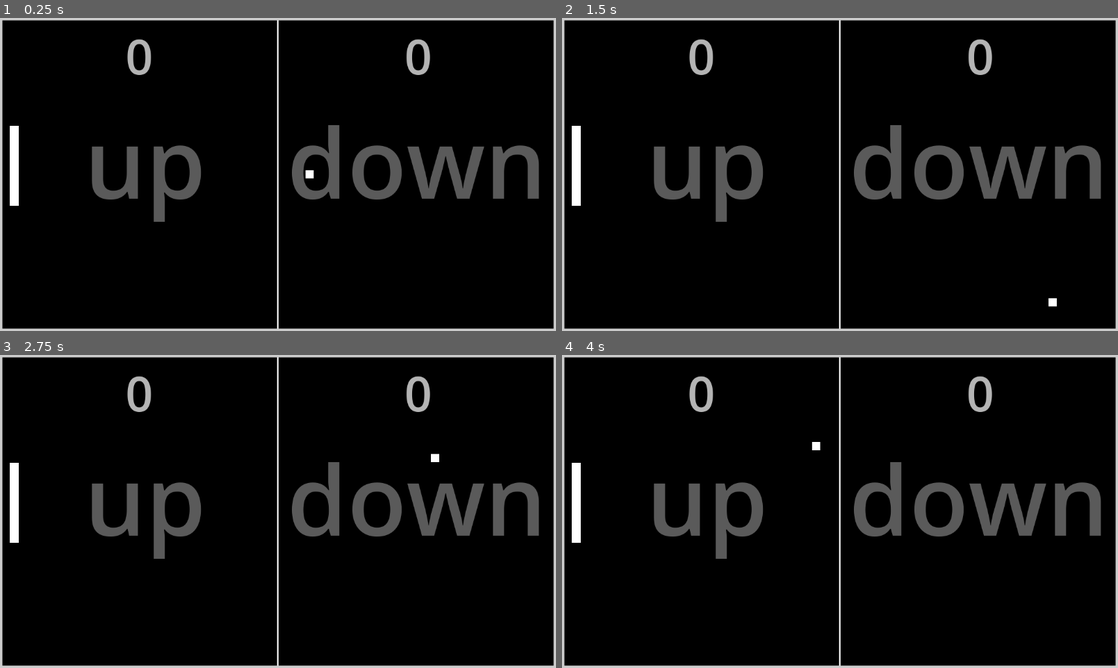
Above: before the commit, frames 1-4 (two rows, left to right).
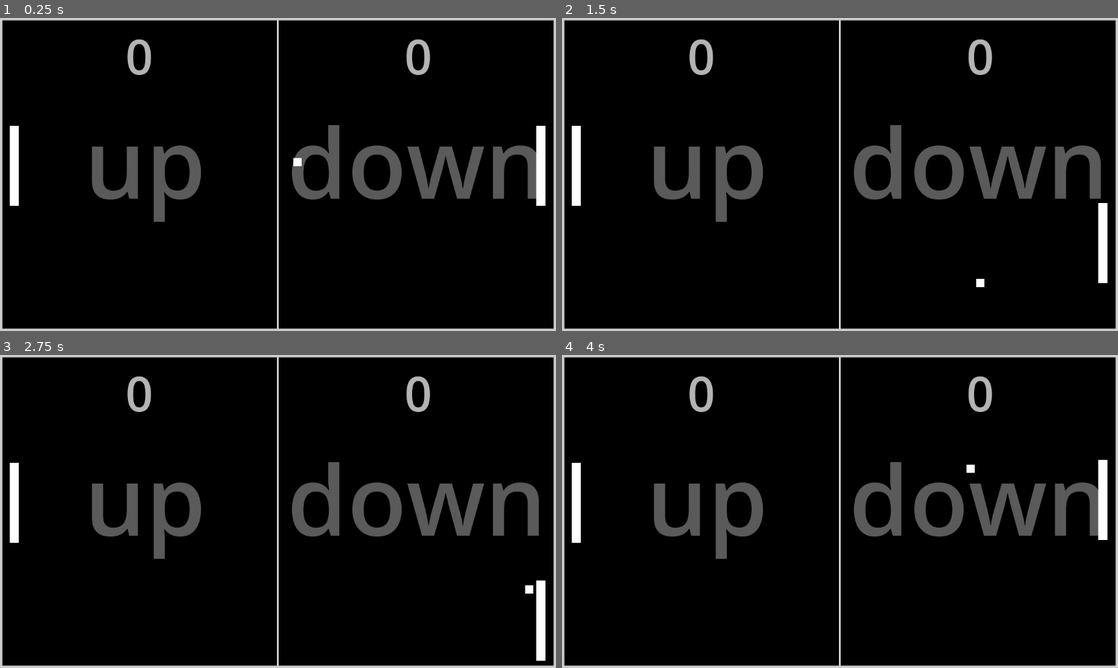
Above: after the commit, the same moments.

Repository: artemagant/Pong
Game: Godot game, scene res://scenes/main.tscn
Same seed, same stepped clock (60 frames per second), same inputs: the game is played once before the commit and once after it.
Inputs:
- Up to frame 1 (0.25 s): no input
- Up to frame 2 (1.5 s): no input
- Up to frame 3 (2.75 s): no input
- Up to frame 4 (4 s): no input

The runs differ from the first frame. In frame 1, 0.5% of the frame differs, in the area x 52-99%, y 34-60%; in frame 2, 0.5%; in frame 3, 0.5%; in frame 4, 0.5%, in the area x 44-99%, y 27-60%.

Commit message:
add player able to catch ball, add enemy, and score sistem, add enemy able to catch the ball too

Diff:
--- a/pong/scenes/main.tscn
+++ b/pong/scenes/main.tscn
@@ -90,6 +90,7 @@
 text = "down"
 
 [node name="ball" type="ColorRect" parent="."]
+z_index = 1
 offset_left = 558.0
 offset_top = 240.0
 offset_right = 575.0
@@ -101,6 +102,12 @@
 offset_right = 39.0
 offset_bottom = 389.0
 
+[node name="enemy" type="ColorRect" parent="."]
+offset_left = 1111.0
+offset_top = 223.0
+offset_right = 1130.0
+offset_bottom = 389.0
+
 [connection signal="pressed" from="left_button_mean_up" to="." method="_on_left_button_mean_up_pressed"]
 [connection signal="released" from="left_button_mean_up" to="." method="_on_left_button_mean_up_released"]
 [connection signal="pressed" from="right_button_mean_down" to="." method="_on_right_button_mean_down_pressed"]
--- a/pong/scripts/main.gd
+++ b/pong/scripts/main.gd
@@ -2,9 +2,12 @@
 
 var up:bool
 var down:bool
-const SPEED = 300
+var speed = 200
 var direction_x:int
 var direction_y:int
+var player_points := 0
+var enemy_points := 0
+var changing_speed = false
 
 # Called when the node enters the scene tree for the first time.
 func _ready() -> void:
@@ -14,6 +17,8 @@
 
 # Called every frame. 'delta' is the elapsed time since the previous frame.
 func _process(delta: float) -> void:
+	move_enemy(speed, delta)
+	change_speed()
 	while direction_x == 0:
 		direction_x = randi_range(-1, 1)
 		return
@@ -21,25 +26,39 @@
 		direction_y = randi_range(-1, 1)
 
 	if up and $Player.position.y > 5:
-		$Player.position.y -= SPEED * delta
+		$Player.position.y -= speed * delta
 	elif $Player.position.y < 5:
 		$Player.position.y = 5
 
 	if down and $Player.position.y < 477:
-		$Player.position.y += SPEED * delta
+		$Player.position.y += speed * delta
 	elif $Player.position.y > 477:
 		$Player.position.y = 477
 
+	# Enemy looser
 	if $ball.position.x >= 1137:
-		direction_x = -1
+		speed = 200
+		player_points += 1
+		restart()
+	# Player looser
 	elif $ball.position.x <= 5:
-		direction_x = 1
+		speed = 200
+		enemy_points += 1
+		restart()
+
+
 	if $ball.position.y <= 5:
 		direction_y = 1
 	elif $ball.position.y >= 633:
 		direction_y = -1
-	$ball.position.x += SPEED * direction_x * delta
-	$ball.position.y += SPEED * direction_y * delta
+	$ball.position.x += speed * direction_x * delta
+	$ball.position.y += speed * direction_y * delta
+	# Player catch ball
+	if direction_x == -1 and $ball.position.x < 37 and $ball.position.x > 20 and $ball.position.y > $Player.position.y and $ball.position.y < $Player.position.y + 166:
+		direction_x = 1
+	# enemy catch ball
+	if direction_x == 1 and $ball.position.x > 1097 and $ball.position.y >= $enemy.position.y-5 and $ball.position.y <= $enemy.position.y + 166:
+		direction_x = -1
 
 
 func _on_left_button_mean_up_pressed() -> void:
@@ -50,3 +69,38 @@
 	down = true
 func _on_right_button_mean_down_released() -> void:
 	down = false
+
+func change_speed():
+	if changing_speed == false:
+		changing_speed = true
+		await get_tree().create_timer(5.0).timeout
+		speed += 100
+		changing_speed = false
+
+func restart():
+	direction_x = 0
+	direction_y = 0
+	$Panel/CenterContainer2/score_enemy.text = str(enemy_points)
+	$Panel/CenterContainer/score_player.text = str(player_points)
+	$ball.position.x = 558
+	$ball.position.y = 240
+	while direction_x == 0:
+		direction_x = randi_range(-1, 1)
+		return
+	while  direction_y == 0:
+		direction_y = randi_range(-1, 1)
+		return
+	changing_speed = false
+	change_speed()
+
+func move_enemy(sped, delta):
+
+	if $enemy.position.y > 477:
+		$enemy.position.y = 477
+	if $enemy.position.y < 5:
+		$enemy.position.y = 5
+
+	if $enemy.position.y+10 > $ball.position.y:
+		$enemy.position.y -= sped * delta
+	elif $enemy.position.y + 156 < $ball.position.y:
+		$enemy.position.y += sped * delta
